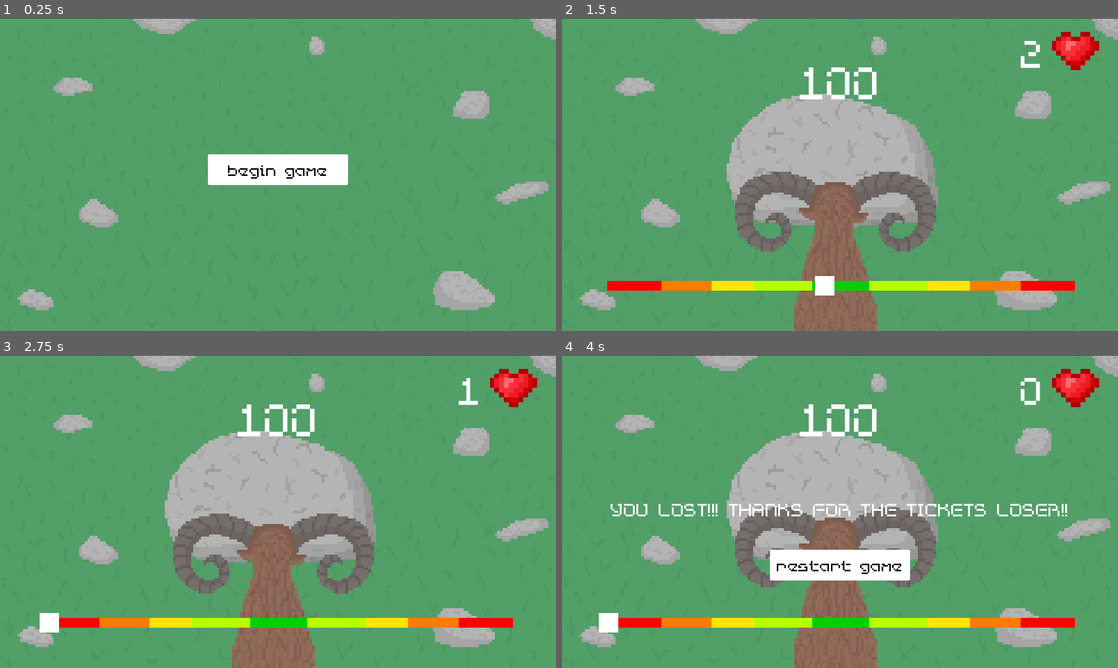
Above: before the commit, frames 1-4 (two rows, left to right).
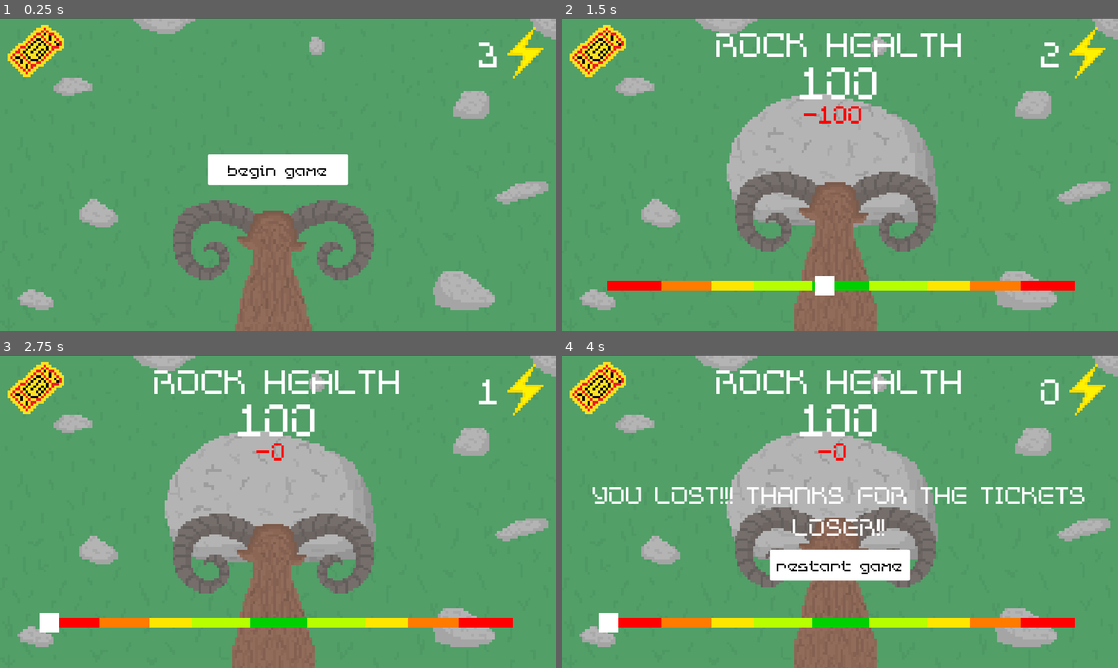
Above: after the commit, the same moments.

Repository: Millikan-Coding-Club/Carnival-Game-2024
Game: Godot game, scene res://scenes/game.tscn
The game is run twice, just before and just after one commit, with the same random seed, the same clock (stepped at 60 frames per second) and the same inputs.
Inputs:
- Up to frame 1 (0.25 s): no input
- Up to frame 2 (1.5 s): click "begin game" at 0.5 s; tap Enter at 1.25 s; hold Space from 1.28 s (still down)
- Up to frame 3 (2.75 s): release Space at 2.03 s; tap Space at 2.1, 2.27, 2.57 s
- Up to frame 4 (4 s): hold Space 2.78-3.53 s; tap Space at 3.6, 3.77 s

The runs differ from the first frame. In frame 1, 8.7% of the frame differs, in the area x 1-98%, y 2-100%; in frame 2, 3.3%; in frame 3, 3.2%; in frame 4, 6.4%.

Commit message:
sfx + new sprites + other stuff

Diff:
--- a/carnival-game-2024/other/button.tres
+++ b/carnival-game-2024/other/button.tres
@@ -34,7 +34,7 @@
 Button/colors/font_color = Color(0, 0, 0, 1)
 Button/colors/font_disabled_color = Color(0.875, 0.875, 0.875, 0.5)
 Button/colors/font_focus_color = Color(0.95, 0.95, 0.95, 1)
-Button/colors/font_hover_color = Color(0.95, 0.95, 0.95, 1)
+Button/colors/font_hover_color = Color(0, 0, 0, 1)
 Button/colors/font_hover_pressed_color = Color(1, 1, 1, 1)
 Button/colors/font_outline_color = Color(0, 0, 0, 1)
 Button/colors/font_pressed_color = Color(1, 1, 1, 1)
--- a/carnival-game-2024/scenes/SIGMAOMEGASCRIPT.gd
+++ b/carnival-game-2024/scenes/SIGMAOMEGASCRIPT.gd
@@ -6,8 +6,6 @@
 
 func _ready():
 	rock.hide()
-	ram.hide()
-	heart.hide()
 
 
 func _on_bar_died():
--- a/carnival-game-2024/scenes/game.tscn
+++ b/carnival-game-2024/scenes/game.tscn
@@ -1,13 +1,18 @@
-[gd_scene load_steps=13 format=3 uid="uid://b48pudkrmh6xu"]
+[gd_scene load_steps=18 format=3 uid="uid://b48pudkrmh6xu"]
 
 [ext_resource type="PackedScene" uid="uid://rb8umd20fs5n" path="res://scenes/bar.tscn" id="1_71850"]
 [ext_resource type="Script" path="res://scenes/SIGMAOMEGASCRIPT.gd" id="1_lg64t"]
 [ext_resource type="PackedScene" uid="uid://djs7dyphqh4br" path="res://scenes/ui.tscn" id="2_0c5ve"]
 [ext_resource type="Texture2D" uid="uid://b1bfbkctwwycu" path="res://sprites/grass.png" id="2_kmie0"]
+[ext_resource type="Texture2D" uid="uid://b34jw1c1twf40" path="res://sprites/energy.png" id="3_s3d44"]
 [ext_resource type="FontFile" uid="uid://dqb4qpxlieq3k" path="res://other/MemoryPro.ttf" id="4_lc4ex"]
 [ext_resource type="Texture2D" uid="uid://vun2nvo1vu0y" path="res://sprites/rock.png" id="4_t04sf"]
 [ext_resource type="Texture2D" uid="uid://c4733td4n5aw1" path="res://sprites/ram.png" id="5_mjj61"]
-[ext_resource type="Texture2D" uid="uid://ciu2kgwffal7b" path="res://sprites/heart.png" id="6_0q6hn"]
+[ext_resource type="Texture2D" uid="uid://dfqrhqtyf8nsu" path="res://sprites/ticket.png" id="9_1fnqq"]
+[ext_resource type="AudioStream" uid="uid://gy5s6ntdr1dx" path="res://audio/hit.wav" id="10_l6b06"]
+[ext_resource type="AudioStream" uid="uid://c8d8y3tw3fcu" path="res://audio/levelpass.wav" id="11_8p3pl"]
+[ext_resource type="AudioStream" uid="uid://diqpmdvrg2pml" path="res://audio/select.wav" id="12_xwn3m"]
+[ext_resource type="AudioStream" uid="uid://ckdrsgecjdepb" path="res://audio/win (1).wav" id="13_mebkp"]
 
 [sub_resource type="LabelSettings" id="LabelSettings_gtu2c"]
 font = ExtResource("4_lc4ex")
@@ -62,17 +67,17 @@
 
 [node name="Heart" type="Sprite2D" parent="."]
 texture_filter = 1
-position = Vector2(488, -256)
-scale = Vector2(9.89999, 9.89999)
-texture = ExtResource("6_0q6hn")
+position = Vector2(59, -17)
+scale = Vector2(5.34, 5.34)
+texture = ExtResource("3_s3d44")
 
 [node name="LivesLabel" type="Label" parent="Heart"]
 texture_filter = 2
-offset_left = -106.0
-offset_top = -5.0
-offset_right = 1172.0
-offset_bottom = 127.0
-scale = Vector2(0.0777332, 0.0777332)
+offset_left = -95.1311
+offset_top = -52.809
+offset_right = 1182.87
+offset_bottom = 79.191
+scale = Vector2(0.133155, 0.133155)
 text = "3"
 label_settings = SubResource("LabelSettings_gtu2c")
 horizontal_alignment = 2
@@ -117,6 +122,35 @@
 "": SubResource("AnimationLibrary_1n2bg")
 }
 
+[node name="Ticket" type="Sprite2D" parent="."]
+position = Vector2(-475, -245)
+scale = Vector2(5.34, 5.34)
+texture = ExtResource("9_1fnqq")
+
+[node name="TicketsLabel" type="Label" parent="Ticket"]
+texture_filter = 2
+offset_top = -12.3596
+offset_right = 134.0
+offset_bottom = 119.64
+scale = Vector2(0.139582, 0.139582)
+text = "0"
+label_settings = SubResource("LabelSettings_gtu2c")
+horizontal_alignment = 2
+
+[node name="Node" type="Node" parent="."]
+
+[node name="hit" type="AudioStreamPlayer2D" parent="Node"]
+stream = ExtResource("10_l6b06")
+
+[node name="levelpass" type="AudioStreamPlayer2D" parent="Node"]
+stream = ExtResource("11_8p3pl")
+
+[node name="select" type="AudioStreamPlayer2D" parent="Node"]
+stream = ExtResource("12_xwn3m")
+
+[node name="death" type="AudioStreamPlayer2D" parent="Node"]
+stream = ExtResource("13_mebkp")
+
 [connection signal="died" from="bar" to="." method="_on_bar_died"]
 [connection signal="died" from="bar" to="UI" method="_on_bar_died"]
 [connection signal="start" from="UI" to="bar" method="_on_ui_start"]
--- a/carnival-game-2024/scenes/ui.tscn
+++ b/carnival-game-2024/scenes/ui.tscn
@@ -8,9 +8,18 @@
 font = ExtResource("2_d4o53")
 font_size = 150
 
+[sub_resource type="LabelSettings" id="LabelSettings_4lm4q"]
+font = ExtResource("2_d4o53")
+font_size = 121
+font_color = Color(1, 0, 0, 1)
+
+[sub_resource type="LabelSettings" id="LabelSettings_ycef4"]
+font = ExtResource("2_d4o53")
+font_size = 111
+
 [sub_resource type="LabelSettings" id="LabelSettings_31nwi"]
 font = ExtResource("2_d4o53")
-font_size = 61
+font_size = 80
 
 [node name="UI" type="Control"]
 layout_mode = 3
@@ -72,6 +81,44 @@
 horizontal_alignment = 1
 vertical_alignment = 1
 
+[node name="DamageLabel" type="Label" parent="HealthLabel"]
+visible = false
+layout_mode = 1
+anchors_preset = 8
+anchor_left = 0.5
+anchor_top = 0.5
+anchor_right = 0.5
+anchor_bottom = 0.5
+offset_left = -210.0
+offset_top = 28.5
+offset_right = 368.0
+offset_bottom = 147.5
+grow_horizontal = 2
+grow_vertical = 2
+scale = Vector2(0.678505, 0.678505)
+text = "-100"
+label_settings = SubResource("LabelSettings_4lm4q")
+horizontal_alignment = 1
+vertical_alignment = 1
+
+[node name="moretext" type="Label" parent="HealthLabel"]
+layout_mode = 1
+anchors_preset = 8
+anchor_left = 0.5
+anchor_top = 0.5
+anchor_right = 0.5
+anchor_bottom = 0.5
+offset_left = -256.5
+offset_top = -135.5
+offset_right = 256.5
+offset_bottom = -16.5
+grow_horizontal = 2
+grow_vertical = 2
+text = "ROCK HEALTH"
+label_settings = SubResource("LabelSettings_ycef4")
+horizontal_alignment = 1
+vertical_alignment = 1
+
 [node name="MiddleText" type="Label" parent="."]
 visible = false
 layout_mode = 1
--- a/carnival-game-2024/scripts/bar.gd
+++ b/carnival-game-2024/scripts/bar.gd
@@ -16,25 +16,30 @@
 var delay = false
 func _unhandled_key_input(event):
 	if Input.is_key_pressed(KEY_SPACE) && delay == false:
+		$"../Node/hit".play()
 		delay = true
 		game_anim.play("charge")
 		animation.pause()
 		ui.lives -= 1
 
+		var damage = 0
 		var pos = animation.current_animation_position
 		# if statement monstrosity that checks the position of the box
 		if pos < 0.3046 or pos > 1.2: #red
-			ui.rock_health -= 0
+			damage = 0
 		elif pos < 0.44 or pos > 1.0662: #orange
-			ui.rock_health -= 10
+			damage = 10
 		elif pos < 0.55 or pos > 0.9373: #yellow
-			ui.rock_health -= 25
+			damage = 25
 		elif pos < 0.6796 or pos > 0.8084: #lime
-			ui.rock_health -= 50
+			damage = 50
 		elif pos < 0.8084 and pos > 0.6796: #green
-			ui.rock_health -= 100
+			damage = 100
 		else:
 			print('wtf')
+
+		ui.rock_health -= damage
+		ui.damage_display(damage)
 
 		if ui.rock_health > 0 && ui.lives > 0:
 			await get_tree().create_timer(1.2).timeout
@@ -49,4 +54,5 @@
 			animation.stop()
 			animation.play("bar")
 		else:
+			$"../Node/death".play()
 			died.emit()
--- a/carnival-game-2024/scripts/ui.gd
+++ b/carnival-game-2024/scripts/ui.gd
@@ -10,6 +10,8 @@
 @onready var rock = $"../rock"
 @onready var ram = $"../ram"
 @onready var heart = $"../Heart"
+@onready var ticket = $"../Ticket"
+@onready var damage_label = $HealthLabel/DamageLabel
 
 var rock_health = 0:
 	set(e):
@@ -25,6 +27,7 @@
 	rock_health_label.hide()
 
 func _on_begin_button_pressed():
+	$"../Node/select".play()
 	new_game()
 
 func new_game():
@@ -41,9 +44,11 @@
 	level += 1
 
 func next_level():
+	$"../Node/levelpass".play()
 	rock.hide()
 	middle_text.show()
 	middle_text.text = 'YOU PASSED LEVEL ' + str(level)
+	$"../Ticket/TicketsLabel".text = str(level)
 	await get_tree().create_timer(2).timeout
 	rock.show()
 	middle_text.hide()
@@ -59,6 +64,11 @@
 			rock_health = 600
 			lives = 6
 
+func damage_display(amount):
+	damage_label.show()
+	damage_label.text = '-' + str(amount)
+	await get_tree().create_timer(.5).timeout
+	damage_label.hide()
 
 func _on_bar_died():
 	middle_text.text = 'YOU LOST!!! THANKS FOR THE TICKETS LOSER!!'
@@ -66,4 +76,5 @@
 	restart_button.show()
 
 func _on_restart_button_pressed():
+	$"../Node/select".play()
 	get_tree().reload_current_scene()
Not shown, added: carnival-game-2024/audio/hit.wav.import
Not shown, added: carnival-game-2024/audio/levelpass.wav.import
Not shown, added: carnival-game-2024/audio/select.wav.import
Not shown, added: carnival-game-2024/audio/win (1).wav.import
Binary file added: carnival-game-2024/other/energy.png
Not shown, added: carnival-game-2024/other/energy.png.import
Not shown: 1 places in carnival-game-2024/scenes/ui.tscn that only renumber resources
Binary file added: carnival-game-2024/sprites/energy.png
Not shown, added: carnival-game-2024/sprites/energy.png.import
Binary file added: carnival-game-2024/sprites/ticket.png
Not shown, added: carnival-game-2024/sprites/ticket.png.import
Not shown, added: carnival-game-2024/audio/hit.wav
(and 3 more such lines)
